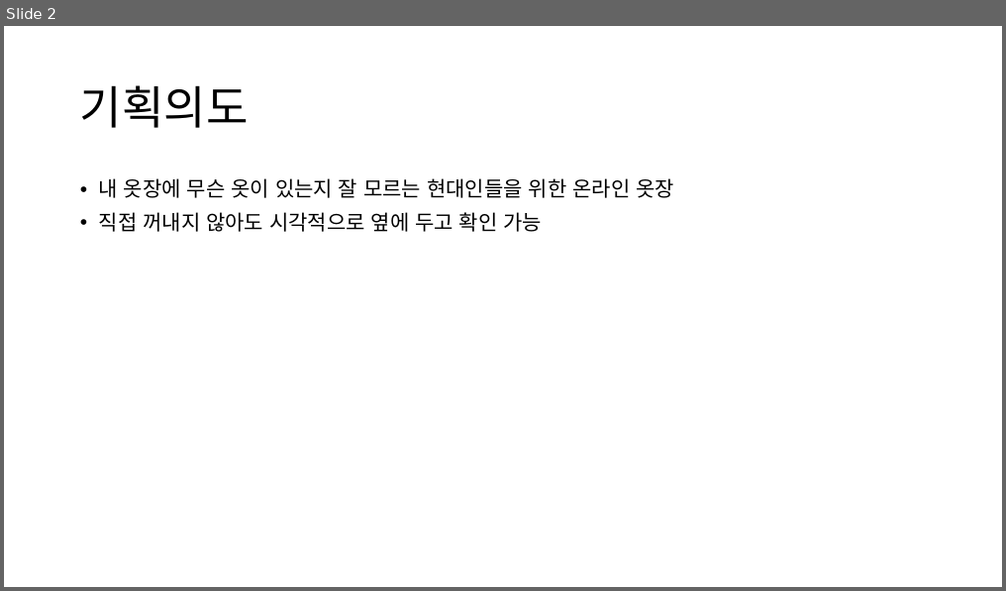
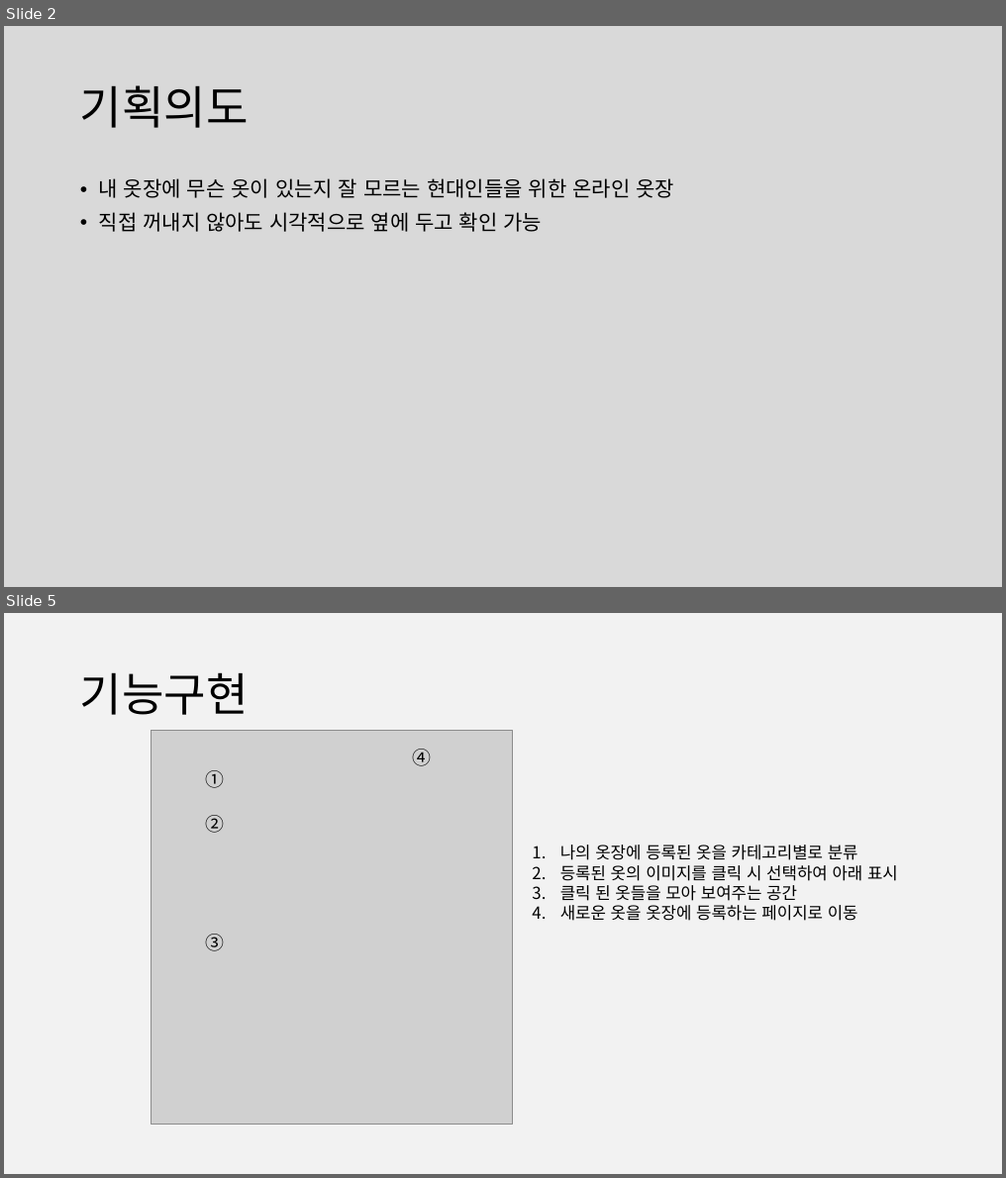
Before and after one commit to hyunsik96/00_OOTD, a slide deck: 기획/OOTD.pptx. Shown one above the other, each under a label of ours: slide 2 before the commit, slides 2 and 5 after it; the slides between them are not shown. The pictures are 1006x591 and 1006x1178 pixels, drawn with LibreOffice and Linux fonts; fonts in the diff are those of the drawing; grey boxes stand for pictures. Boxes give left, top, right and bottom in pixels: in the first picture for what was removed or moved away, otherwise in the second. Text is boxed around its words. In the diff, an @@ line names an element or a change of style, - is before the commit and + after.

Commit message:
1024 오븐 개별 이미지 추가 및 ppt 목업 추가
발표 전 ppt 목업단계

```diff
--- a/기획/OOTD.pptx
+++ b/기획/OOTD.pptx
@@ slide 5 added at box(4, 613, 1002, 1174), background #F2F2F2 @@
@@ title added at box(80, 672, 249, 715), 44 pt, text #000000 @@
+기능구현
@@ picture added at box(151, 731, 512, 1125) @@
@@ text added at box(413, 749, 432, 766), 18 pt, text #000000 @@
+④
@@ text added at box(205, 770, 224, 788), 18 pt, text #000000 @@
+①
@@ text added at box(205, 815, 224, 833), 18 pt, text #000000 @@
+②
@@ text added at box(560, 845, 898, 921), 16 pt, text #000000 @@
+1. 나의 옷장에 등록된 옷을 카테고리별로 분류
+2. 등록된 옷의 이미지를 클릭 시 선택하여 아래 표시
+3. 클릭 된 옷들을 모아 보여주는 공간
+4. 새로운 옷을 옷장에 등록하는 페이지로 이동
@@ text added at box(205, 934, 224, 952), 18 pt, text #000000 @@
+③
@@ slide 2 changed as well @@
@@ background #FFFFFF to #D9D9D9 @@
```
Also in this commit, not shown: 1 other slide changed, 3 other slides added, 1 slide removed, 4 other files.
